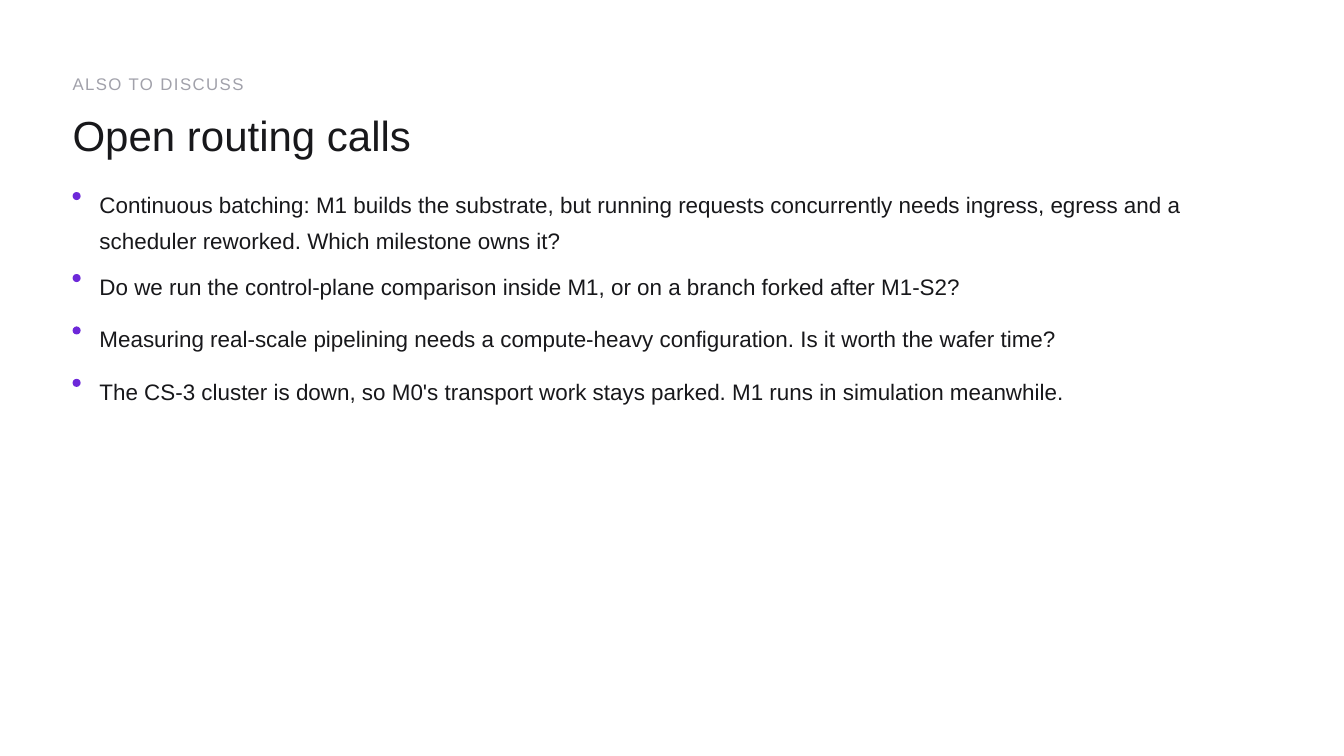
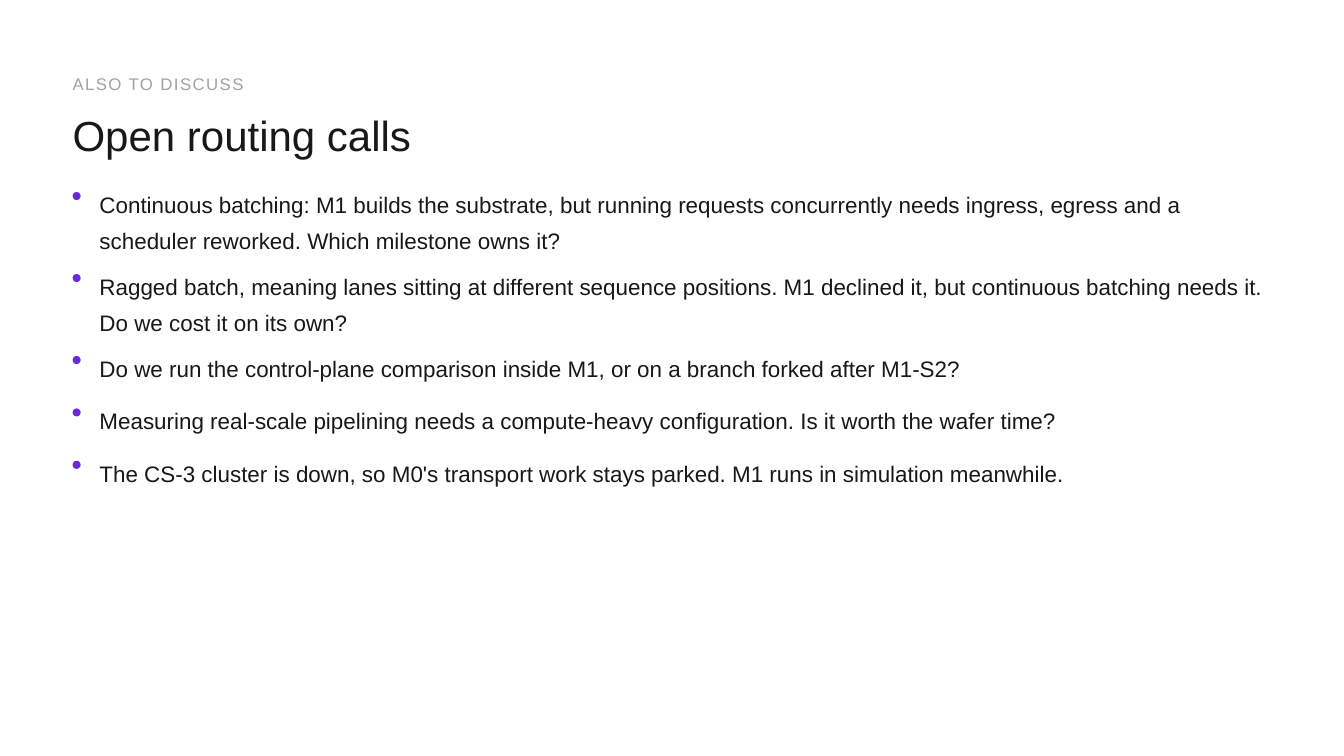
Before and after one commit to happyandslow/agent-memory, a slide deck: slide 17 of projects/WaferEngine-staging/meetings/2026-07-26.pptx (slide 16 before the commit). Drawn at 1344x756 pixels with LibreOffice and Linux fonts; fonts in the diff are those of the drawing. Boxes give left, top, right and bottom in pixels: in the first picture for what was removed or moved away, otherwise in the second. Text is boxed around its words. In the diff, an @@ line names an element or a change of style, - is before the commit and + after.

```diff
--- a/projects/WaferEngine-staging/meetings/2026-07-26.pptx
+++ b/projects/WaferEngine-staging/meetings/2026-07-26.pptx
@@ text added at (99,278,1261,332), 24 pt, text #18181B @@
+Ragged batch, meaning lanes sitting at different sequence positions. M1 declined it, but continuous batching needs it. Do we cost it on its own?
@@ ellipse: place and size @@
-ellipse at (73,327,81,335)
+ellipse at (73,356,81,364)
@@ ellipse: place and size @@
-ellipse at (73,379,81,387)
+ellipse at (73,409,81,417)
@@ 3 texts: place and size @@
-3 texts at (99,278,1063,405)
+3 texts at (99,360,1063,487)
@@ ellipse added at (73,461,81,469), fill #6D28D9 @@
```
Also in this commit, not shown: 5 other slides changed, 1 slide added, 7 other files.
